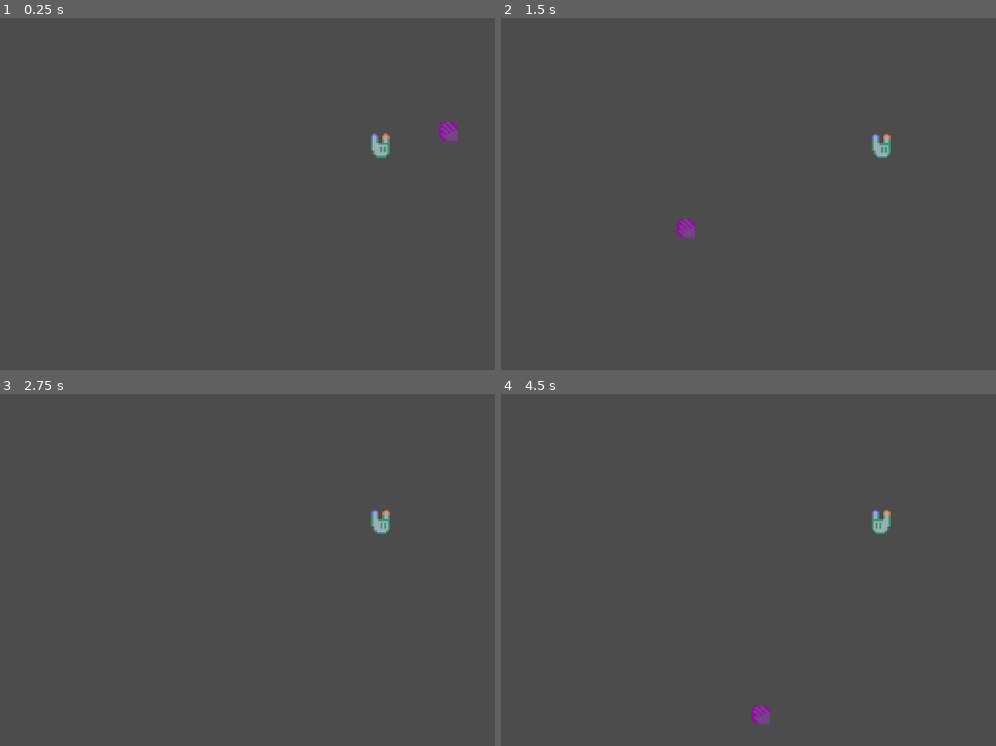
Above: before the commit, frames 1-4 (two rows, left to right).
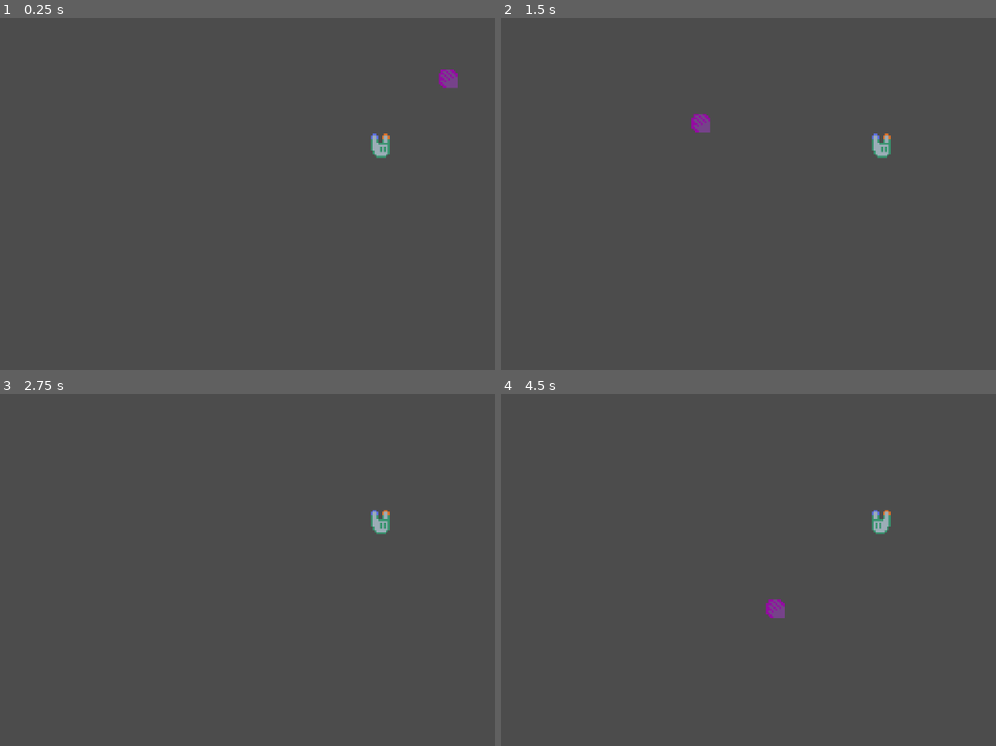
Above: after the commit, the same moments.

Repository: ijjware/GGJ-21
Game: Godot game, scene res://Root.tscn
Two runs of this game, one before a commit and one after it. Both use one fixed random seed, a clock stepped at 60 frames per second and the inputs below.
Inputs (mouse positions are in pixels of both pictures, inside the frame that each line leads up to):
- Up to frame 1 (0.25 s): no input
- Up to frame 2 (1.5 s): move the mouse to (outside the picture) at 0.52 s; hold Right (right) 0.53-1.28 s; tap R (drop) at 0.6, 1.35 s; click (outside the picture) at 0.67 s; tap Space (jump) at 0.77 s; move the mouse to (728, 169) at 1.27 s; hold S (down) from 1.28 s (still down)
- Up to frame 3 (2.75 s): tap Space (jump) at 1.52 s; tap Enter at 2 s; move the mouse to (460, 425) at 2.02 s; release S (down) at 2.03 s; hold Right (right) from 2.03 s (still down); tap E (pick_up) at 2.1 s; tap R (drop) at 2.3 s
- Up to frame 4 (4.5 s): move the mouse to (842, 612) at 2.77 s; release Right (right) at 2.78 s; hold Up (ui_up) 2.78-3.53 s; tap R (drop) at 2.85, 3.6 s; click (842, 612) at 2.92 s; tap Space (jump) at 3.02, 3.5, 3.77 s; move the mouse to (outside the picture) at 3.52 s; hold Left (left) from 3.53 s (still down); tap Enter at 4.25 s; move the mouse to (654, 457) at 4.27 s; tap E (pick_up) at 4.35 s

The runs differ from the first frame. In frame 1, 0.4% of the frame differs, in the area x 88-93%, y 14-35%; in frame 2, 0.4%, in the area x 35-79%, y 27-63%; in frame 3, less than 0.1%; in frame 4, 0.4%.

Commit message:
jump still broken
still go up forever if jump while holding

Diff:
--- a/PC2.gd
+++ b/PC2.gd
@@ -1,4 +1,6 @@
 extends KinematicBody2D
+
+export (PackedScene) var Box
 
 var vertical_speed := 0.0
 var screen_size
@@ -14,6 +16,8 @@
 onready var sightline = $Sight
 onready var first_pos = Vector2(0, -8)
 var pos_gap = Vector2(0, -12)
+var relicBoxes = []
+var numBoxes = 0
 
 signal grab(pos)
 signal drop()
@@ -26,6 +30,16 @@
 		pos += (pos_gap * index)
 #		print(pos_gap * index)
 	return pos
+
+func add_box():
+	var box = Box.instance()
+	add_child(box)
+	relicBoxes.append(box)
+	box.global_position = head_pos(relicBoxes.size() - 1)
+
+func remove_box():
+	var nix = relicBoxes.pop_back()
+	nix.queue_free()
 
 func get_in_front():
 	var pos = global_position
@@ -46,9 +60,6 @@
 func seeing(pos):
 	sightline.cast_to = pos
 	sightline.force_raycast_update()
-#poopoo
-#func _unhandled_input(event):
-#	pass
 
 func _physics_process(delta):
 	if Input.is_action_pressed("right"):
@@ -98,17 +109,3 @@
 #		print('floo')
 		jump_counter = 0
 		velocity.y -= delta * gravity
-
-func _add_to_inventory(icon):
-	$PopupPanel/ItemList.add_icon_item(load(icon))
-	pass
-#
-#func Hud_update():
-#	dogCounter +=1
-#	$HUD/Label.text = labeltext + String(dogCounter)
-
-#func Hud_update2(Integer):
-#	$HUD/Label.text = labeltext + String(Integer)
-
-#func _on_PopupPanel_gui_input(event):
-#	pass
--- /dev/null
+++ b/RelicBox.tscn
@@ -0,0 +1,6 @@
+[gd_scene load_steps=2 format=2]
+
+[ext_resource path="res://relic.tres" type="Shape2D" id=1]
+
+[node name="RelicBox" type="CollisionShape2D"]
+shape = ExtResource( 1 )
--- a/Root.gd
+++ b/Root.gd
@@ -24,6 +24,7 @@
 #			print($PC.head_pos())
 			node.animate('float')
 			update_strand()
+			pc.add_box()
 			return
 
 func _unhandled_input(event):
@@ -50,6 +51,7 @@
 	relic.global_position = pc.get_in_front()
 	relic.animate('rest')
 	update_strand()
+	pc.remove_box()
 
 func _on_PC_throw():
 	var force = Vector2(throwdown, throwup)
@@ -65,6 +67,7 @@
 			force *= Vector2(throwPow, throwPow)
 	relic.hold_switch(false)
 	relic.slap(force)
+	pc.remove_box()
 	print('throw')
 	pass # Replace with function body.
 
--- a/Root.tscn
+++ b/Root.tscn
@@ -14,6 +14,18 @@
 throwPow = 50
 throwup = -5
 
+[node name="floor2" type="StaticBody2D" parent="."]
+collision_layer = 8
+collision_mask = 5
+physics_material_override = SubResource( 1 )
+__meta__ = {
+"_edit_lock_": true
+}
+
+[node name="CollisionShape2D" type="CollisionShape2D" parent="floor2"]
+position = Vector2( 919.324, 591.863 )
+shape = SubResource( 2 )
+
 [node name="floor" type="StaticBody2D" parent="."]
 collision_layer = 8
 collision_mask = 7
@@ -26,19 +38,7 @@
 position = Vector2( 685.085, 640.049 )
 shape = SubResource( 2 )
 
-[node name="floor2" type="StaticBody2D" parent="."]
-collision_layer = 8
-collision_mask = 5
-physics_material_override = SubResource( 1 )
-__meta__ = {
-"_edit_lock_": true
-}
-
-[node name="CollisionShape2D" type="CollisionShape2D" parent="floor2"]
-position = Vector2( 919.324, 597.52 )
-shape = SubResource( 2 )
-
-[node name="Relic" parent="floor2" instance=ExtResource( 2 )]
+[node name="Relic" parent="." instance=ExtResource( 2 )]
 position = Vector2( 700.086, 559.201 )
 
 [node name="PC" parent="." instance=ExtResource( 1 )]
--- /dev/null
+++ b/relic.tres
@@ -0,0 +1,4 @@
+[gd_resource type="RectangleShape2D" format=2]
+
+[resource]
+extents = Vector2( 4.98359, 4.98412 )
--- a/relic.tscn
+++ b/relic.tscn
@@ -2,6 +2,7 @@
 
 [ext_resource path="res://relics/Ultraviolet Waveform.png" type="Texture" id=1]
 [ext_resource path="res://relic.gd" type="Script" id=2]
+[ext_resource path="res://relic.tres" type="Shape2D" id=3]
 
 [sub_resource type="PhysicsMaterial" id=1]
 friction = 100.0
@@ -64,15 +65,12 @@
 "values": [ Vector2( 0, 0 ) ]
 }
 
-[sub_resource type="RectangleShape2D" id=4]
-extents = Vector2( 4.98359, 4.98412 )
-
 [node name="Relic" type="RigidBody2D" groups=[
 "relics",
 ]]
 collision_layer = 4
 collision_mask = 14
-mode = 2
+mode = 1
 mass = 100.0
 physics_material_override = SubResource( 1 )
 gravity_scale = 10.0
@@ -93,7 +91,7 @@
 
 [node name="CollisionShape2D" type="CollisionShape2D" parent="."]
 position = Vector2( 0, -1 )
-shape = SubResource( 4 )
+shape = ExtResource( 3 )
 __meta__ = {
 "_edit_lock_": true
 }
--- a/robotst2.tscn
+++ b/robotst2.tscn
@@ -1,10 +1,11 @@
-[gd_scene load_steps=11 format=2]
+[gd_scene load_steps=12 format=2]
 
 [ext_resource path="res://PC2.gd" type="Script" id=1]
 [ext_resource path="res://robo parts/blue ear.png" type="Texture" id=2]
 [ext_resource path="res://robo parts/head right.png" type="Texture" id=3]
 [ext_resource path="res://robo parts/head left.png" type="Texture" id=4]
 [ext_resource path="res://robo parts/red ear.png" type="Texture" id=5]
+[ext_resource path="res://RelicBox.tscn" type="PackedScene" id=6]
 
 [sub_resource type="Animation" id=1]
 resource_name = "left"
@@ -106,6 +107,7 @@
 [node name="PC" type="KinematicBody2D"]
 collision_mask = 24
 script = ExtResource( 1 )
+Box = ExtResource( 6 )
 vJump = 400
 
 [node name="Ani" type="AnimationPlayer" parent="."]
@@ -134,7 +136,7 @@
 }
 
 [node name="Full" type="CollisionShape2D" parent="."]
-position = Vector2( -1.04636, -0.48439 )
+position = Vector2( -1, -0.5 )
 shape = SubResource( 4 )
 __meta__ = {
 "_edit_lock_": true
@@ -154,6 +156,7 @@
 [node name="CollisionShape2D" type="CollisionShape2D" parent="Body"]
 position = Vector2( -1.02468, 1.99399 )
 shape = SubResource( 5 )
+disabled = true
 __meta__ = {
 "_edit_lock_": true
 }
--- /dev/null
+++ b/trash/Main.gd
@@ -0,0 +1,56 @@
+extends Node
+
+
+export (PackedScene) var Mob
+var score
+
+
+# Called when the node enters the scene tree for the first time.
+func _ready():
+	randomize()
+	#new_game()
+
+
+# Called every frame. 'delta' is the elapsed time since the previous frame.
+#func _process(delta):
+#	pass
+
+
+func game_over():
+	$ScoreTimer.stop()
+	$MobTimer.stop()
+	$HUD.show_game_over()
+	get_tree().call_group("mobs", "queue_free")
+	$DeathSound.play()
+	$Music.stop()
+
+func new_game():
+	score = 0
+	$Player.start($StartPosition.position)
+	$StartTimer.start()
+	$ScoreTimer.start()
+	$MobTimer.start()
+	$HUD.update_score(score)
+	$HUD.show_message("Get Ready")
+	$Music.play()
+
+func _on_MobTimer_timeout():
+	# Choose a random lovation on Path2D
+	$MobPath/MobSpawnLocation.offset = randi()
+	# Create a Mob instance and add it to the scene.
+	var mob = Mob.instance()
+	add_child(mob)
+	#Set the mob's direction perpendicular to the path direction.
+	var direction = $MobPath/MobSpawnLocation.rotation + PI / 2
+	# Set the mob's position to a random location.
+	mob.position = $MobPath/MobSpawnLocation.position
+	#Add some randomness to the direction
+	direction += rand_range(-PI / 4, PI / 4)
+	mob.rotation = direction
+	# Set the velocity
+	mob.linear_velocity = Vector2(rand_range(mob.min_speed, mob.max_speed), 0)
+	mob.linear_velocity = mob.linear_velocity.rotated(direction)
+
+func _on_ScoreTimer_timeout():
+	score += 1
+	$HUD.update_score(score)
